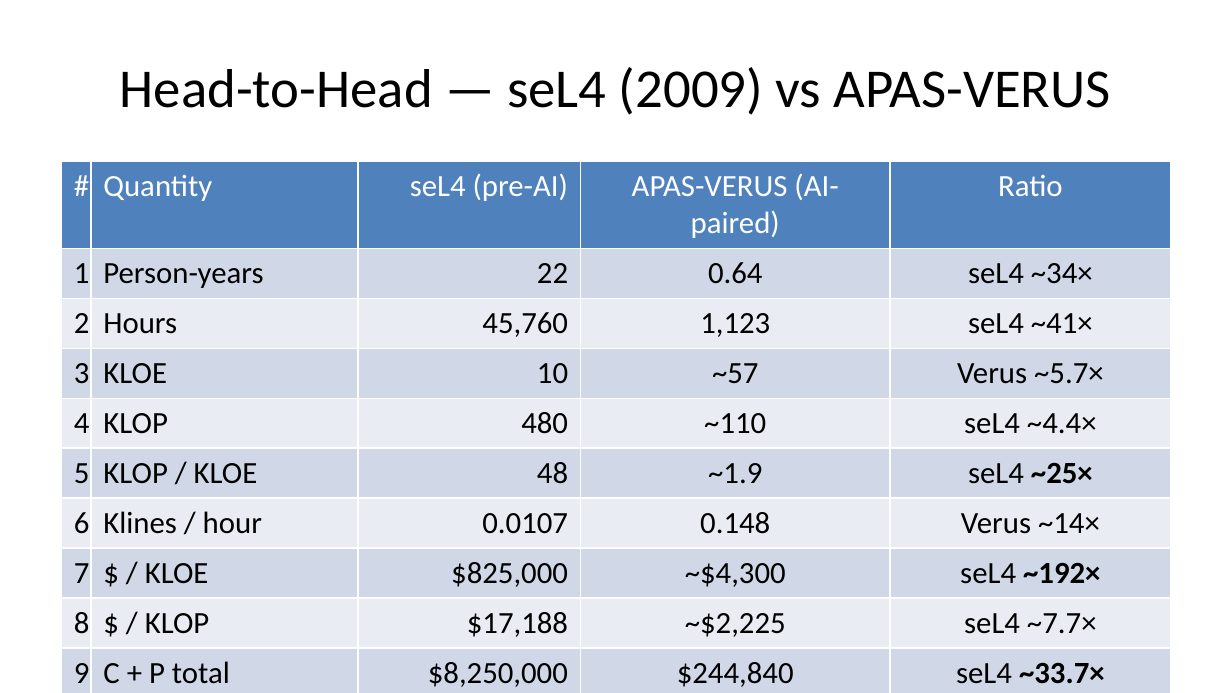
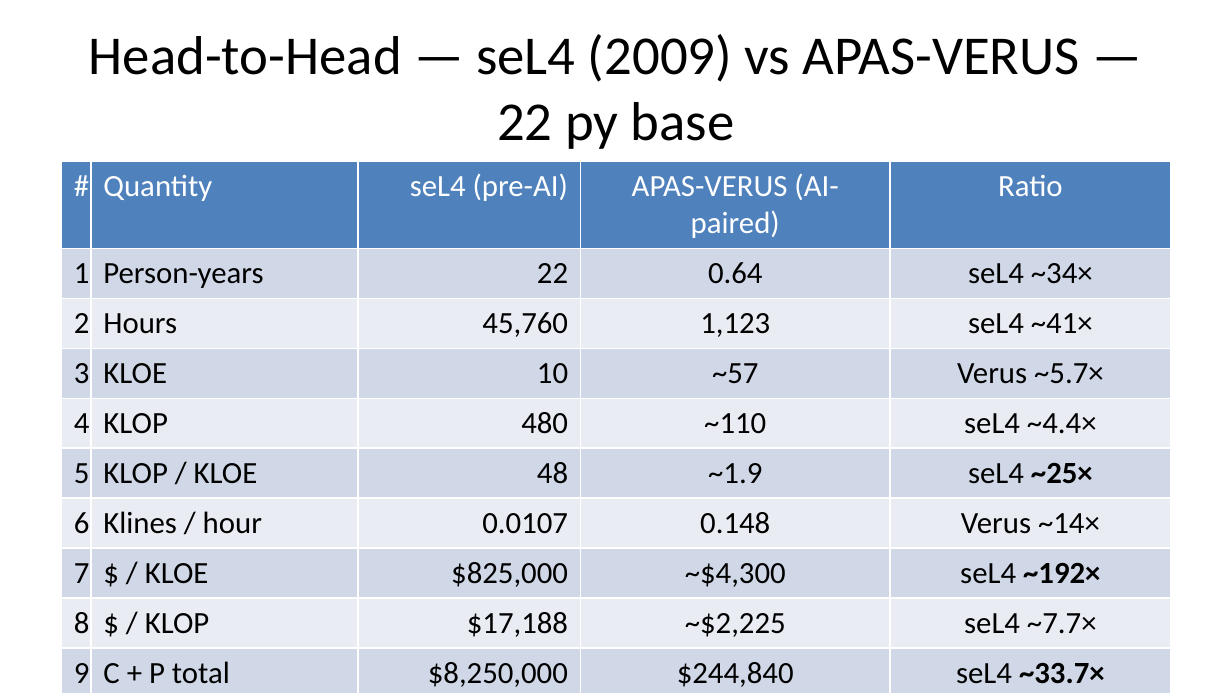
Before and after one commit to briangmilnes/APAS-VERUS, a slide deck: slide 61 of lectures/slidesCMUCS.pptx. Drawn at 1232x693 pixels with LibreOffice and Linux fonts; fonts in the diff are those of the drawing. Boxes give left, top, right and bottom in pixels: in the first picture for what was removed or moved away, otherwise in the second. Text is boxed around its words. In the diff, an @@ line names an element or a change of style, - is before the commit and + after.

```diff
--- a/lectures/slidesCMUCS.pptx
+++ b/lectures/slidesCMUCS.pptx
@@ title at bbox=[89, 34, 1080, 149]: text changed @@
-Head-to-Head — seL4 (2009) vs APAS-VERUS
+Head-to-Head — seL4 (2009) vs APAS-VERUS — 22 py base
```
Also in this commit, not shown: 3 other slides changed, 1 slide added, 2 other files.
